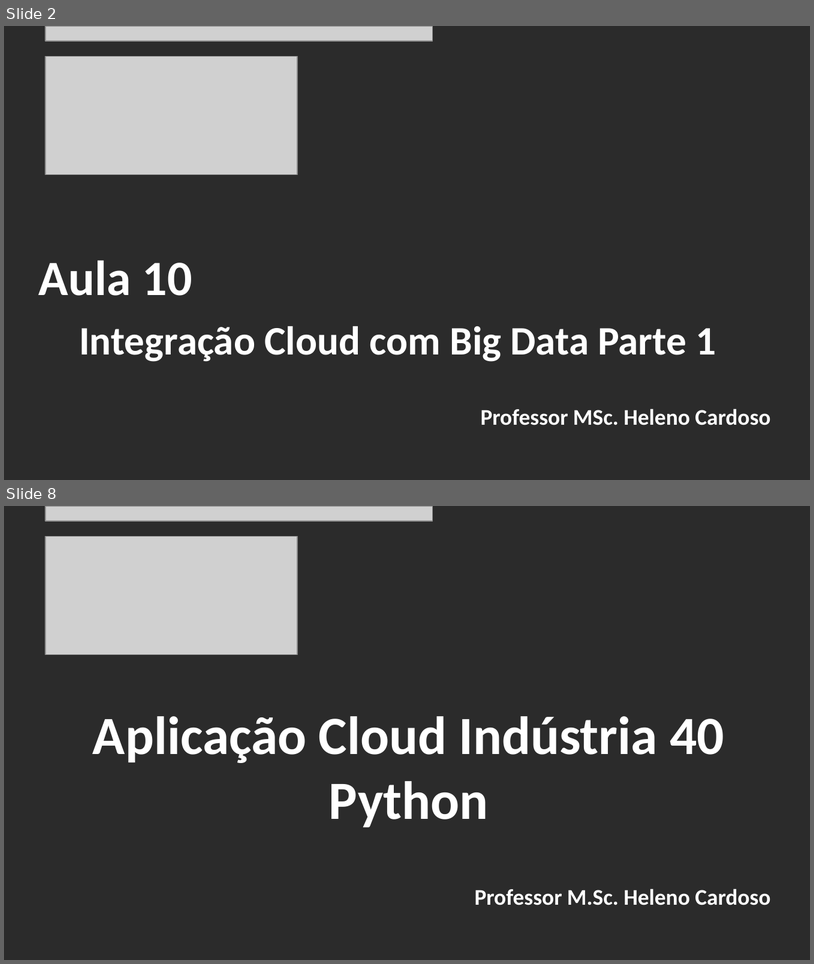
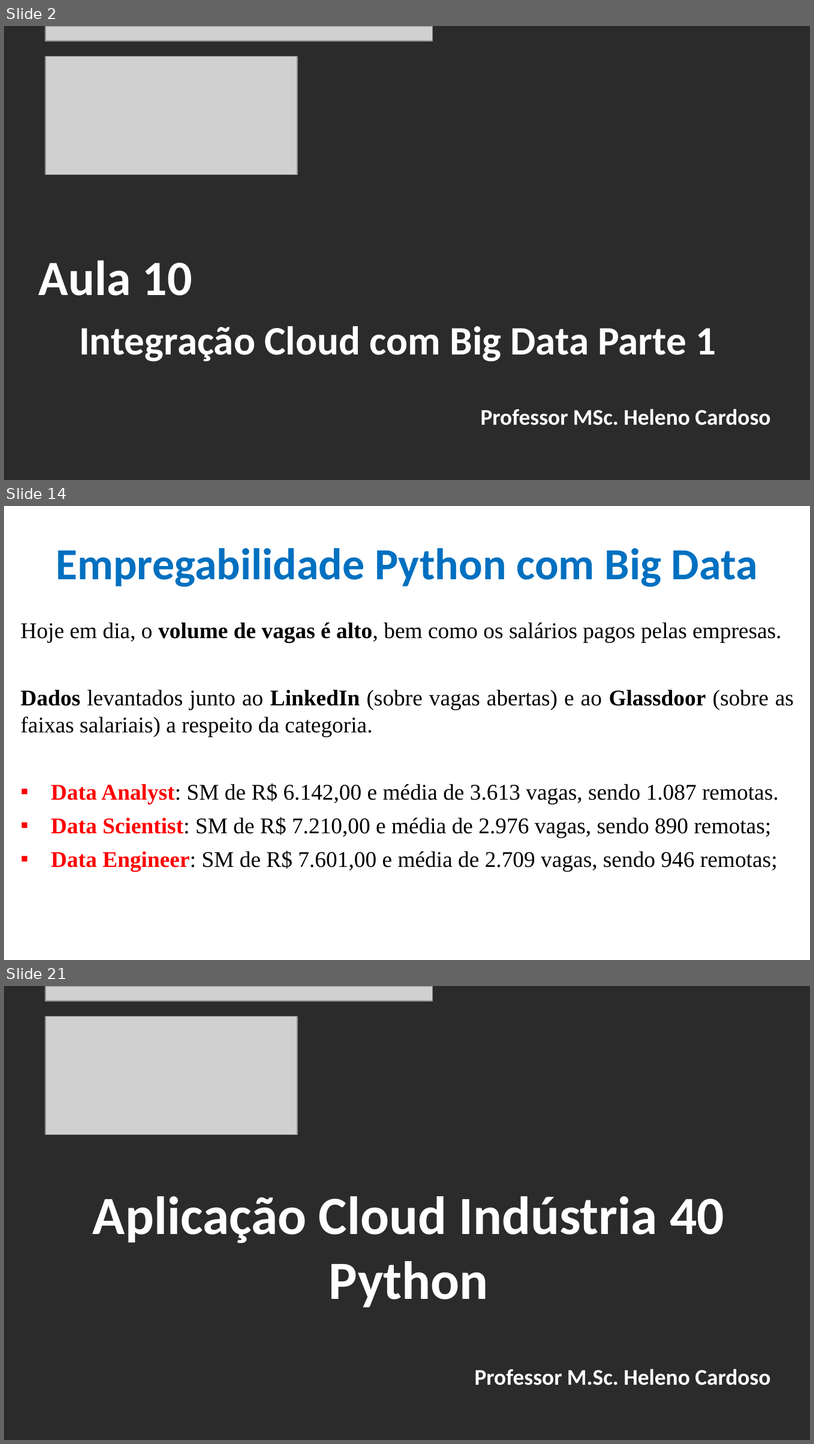
Before and after one commit to CloudEducationBrazil/WydenArea1AplicacaoCloudIndustria40Python, a slide deck: 01 Classes/Aula 10 - Aplicação Cloud Indústria 40 Python Integração Cloud Big Data Parte 1.pptx. Shown one above the other, each under a label of ours: slides 2 and 8 before the commit, slides 2, 14 and 21 after it; the slides between them are not shown. The pictures are 814x964 and 814x1444 pixels, drawn with LibreOffice and Linux fonts; fonts in the diff are those of the drawing; grey boxes stand for pictures; background and template pictures are left out; a plain dark background stands for a picture behind light text. Boxes give left, top, right and bottom in pixels: in the first picture for what was removed or moved away, otherwise in the second. Text is boxed around its words. In the diff, an @@ line names an element or a change of style, - is before the commit and + after.

Commit message:
Aula 10 Cloud IoT Python Indústria 4.0 e Outros 09maio2023

```diff
--- a/01 Classes/Aula 10 - Aplicação Cloud Indústria 40 Python Integração Cloud Big Data Parte 1.pptx
+++ b/01 Classes/Aula 10 - Aplicação Cloud Indústria 40 Python Integração Cloud Big Data Parte 1.pptx
@@ slide 14 added at bbox=[4, 506, 810, 960], background picture (left out) @@
@@ title added at bbox=[56, 548, 758, 587], 39.6 pt, text #0070C0, bold @@
+Empregabilidade Python com Big Data
@@ text added at bbox=[21, 622, 794, 871], 20 pt, text #000000 @@
+Hoje em dia, o volume de vagas é alto, bem como os salários pagos pelas empresas.
+Dados levantados junto ao LinkedIn (sobre vagas abertas) e ao Glassdoor (sobre as faixas salariais) a respeito da categoria.
+▪ Data Analyst: SM de R$ 6.142,00 e média de 3.613 vagas, sendo 1.087 remotas.
+▪ Data Scientist: SM de R$ 7.210,00 e média de 2.976 vagas, sendo 890 remotas;
+▪ Data Engineer: SM de R$ 7.601,00 e média de 2.709 vagas, sendo 946 remotas;
@@ what was slide 8 is now slide 21 @@
```
Also in this commit, not shown: 5 slides changed, 12 other slides added.
